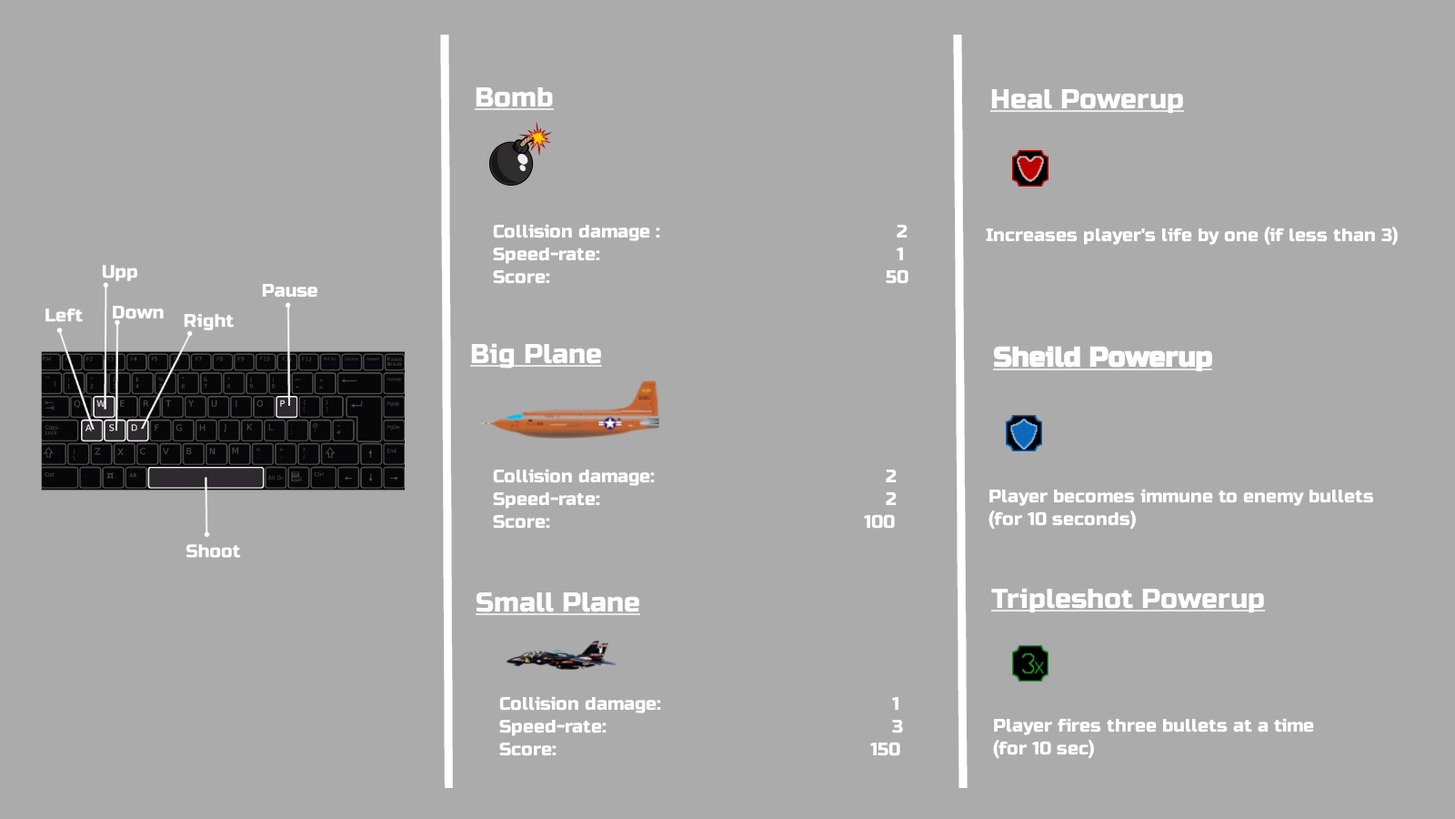
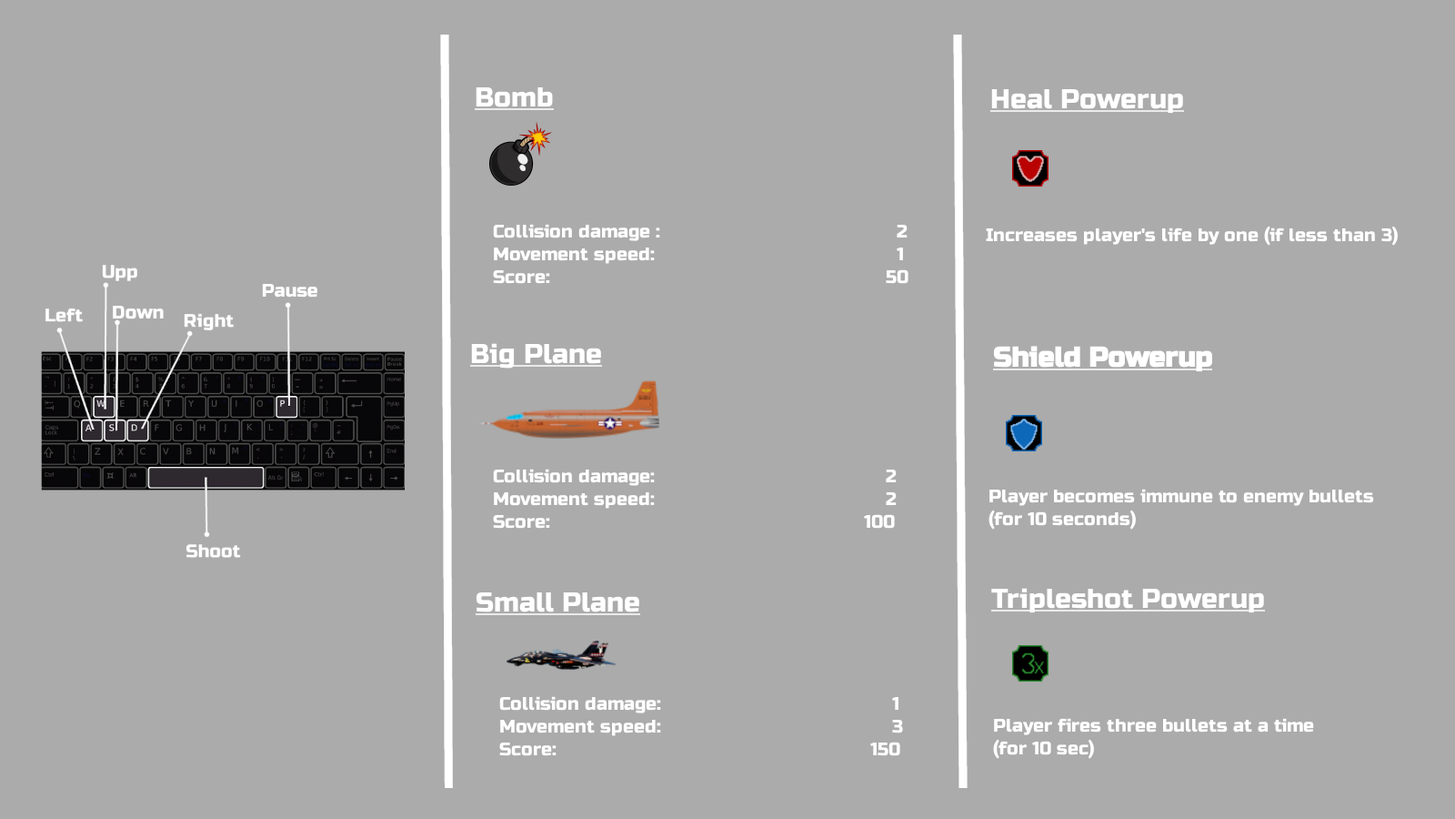
Layered file, before and after one edit (1455×819). Changes by layer:
painted on "Collision damage: 1 ..." over [499, 719, 662, 736]
painted on "Collision damage: 2 ..." over [492, 492, 655, 509]
painted on "Collision damage : 2 ..." over [492, 247, 655, 264]
renamed "Sheild Powerup" to "Shield Powerup", painted on it over [1028, 345, 1056, 368]
